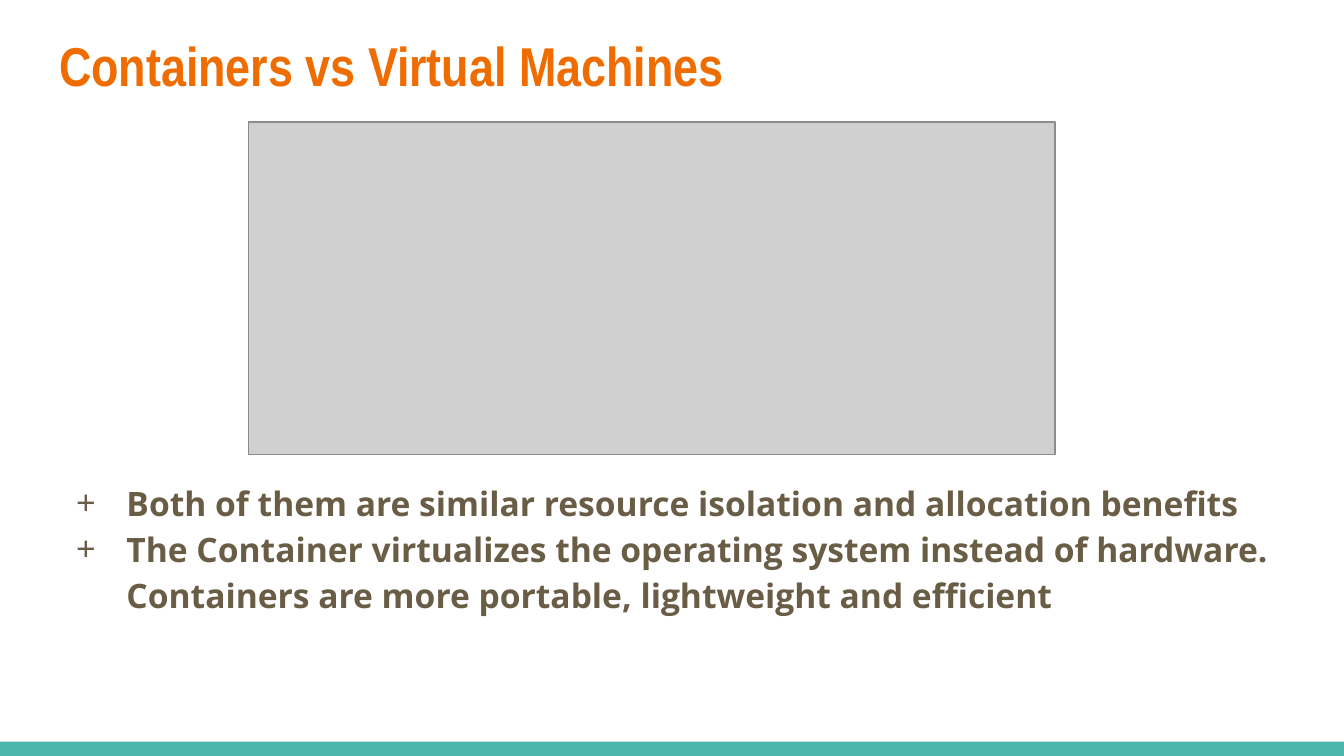
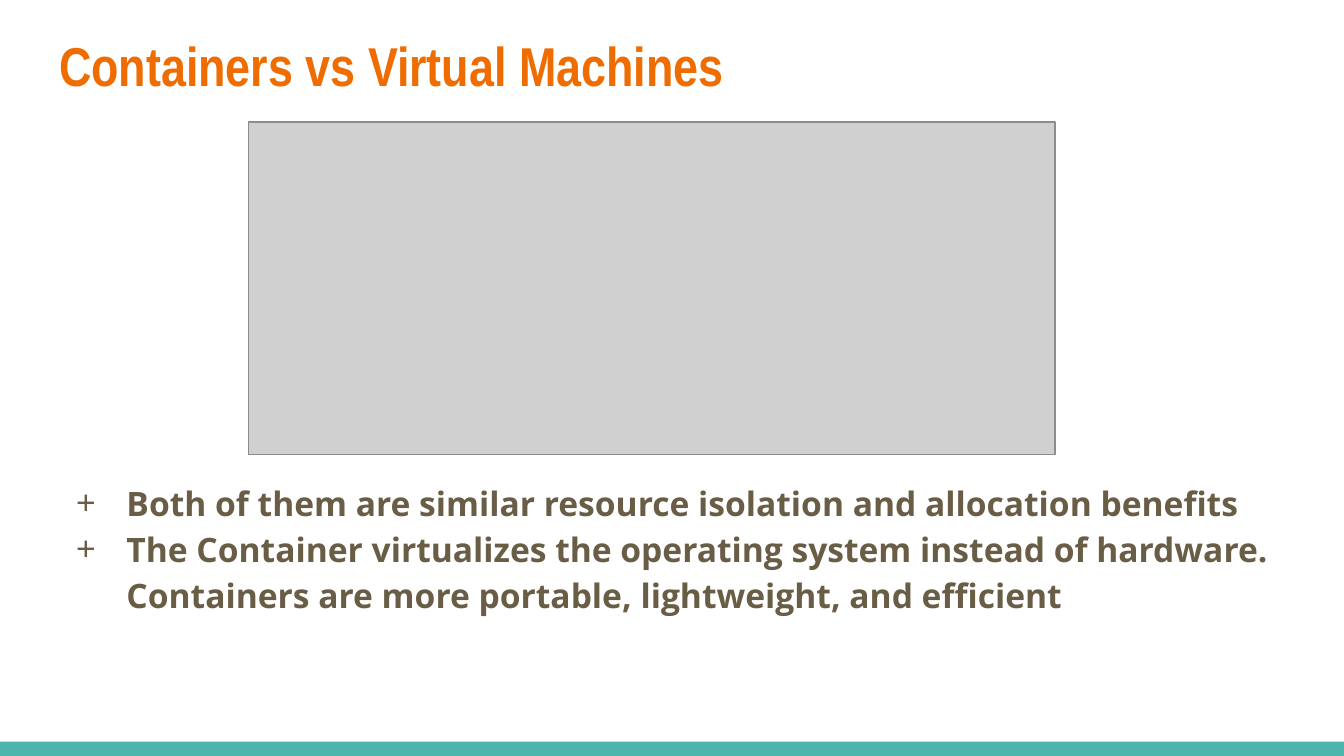
Before and after one commit to dinhhung09138/Learning-Example, a slide deck: slide 10 of docker/Docker - 01 - Basic.pptx (slide 5 before the commit). Drawn at 1344x756 pixels with LibreOffice and Linux fonts; fonts in the diff are those of the drawing; grey boxes stand for pictures. Boxes give left, top, right and bottom in pixels: in the first picture for what was removed or moved away, otherwise in the second. Text is boxed around its words. In the diff, an @@ line names an element or a change of style, - is before the commit and + after.

```diff
--- a/docker/Docker - 01 - Basic.pptx
+++ b/docker/Docker - 01 - Basic.pptx
@@ text at (x1=126, y1=536, x2=1267, y2=616): text changed @@
-+ The Container virtualizes the operating system instead of hardware. Containers are more portable, lightweight and efficient
++ The Container virtualizes the operating system instead of hardware. Containers are more portable, lightweight, and efficient
```
Also in this commit, not shown: 6 other slides changed, 4 slides added.
